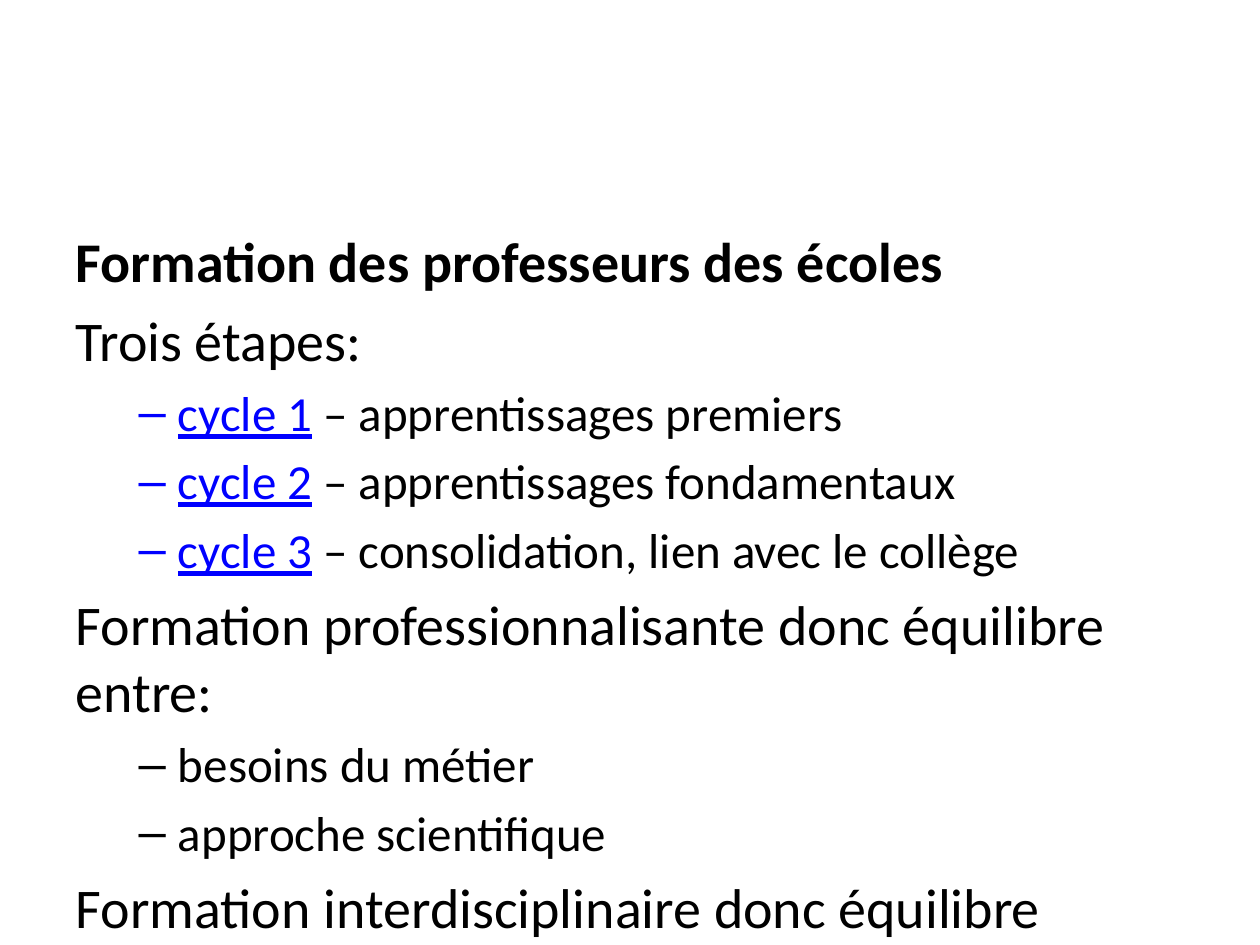
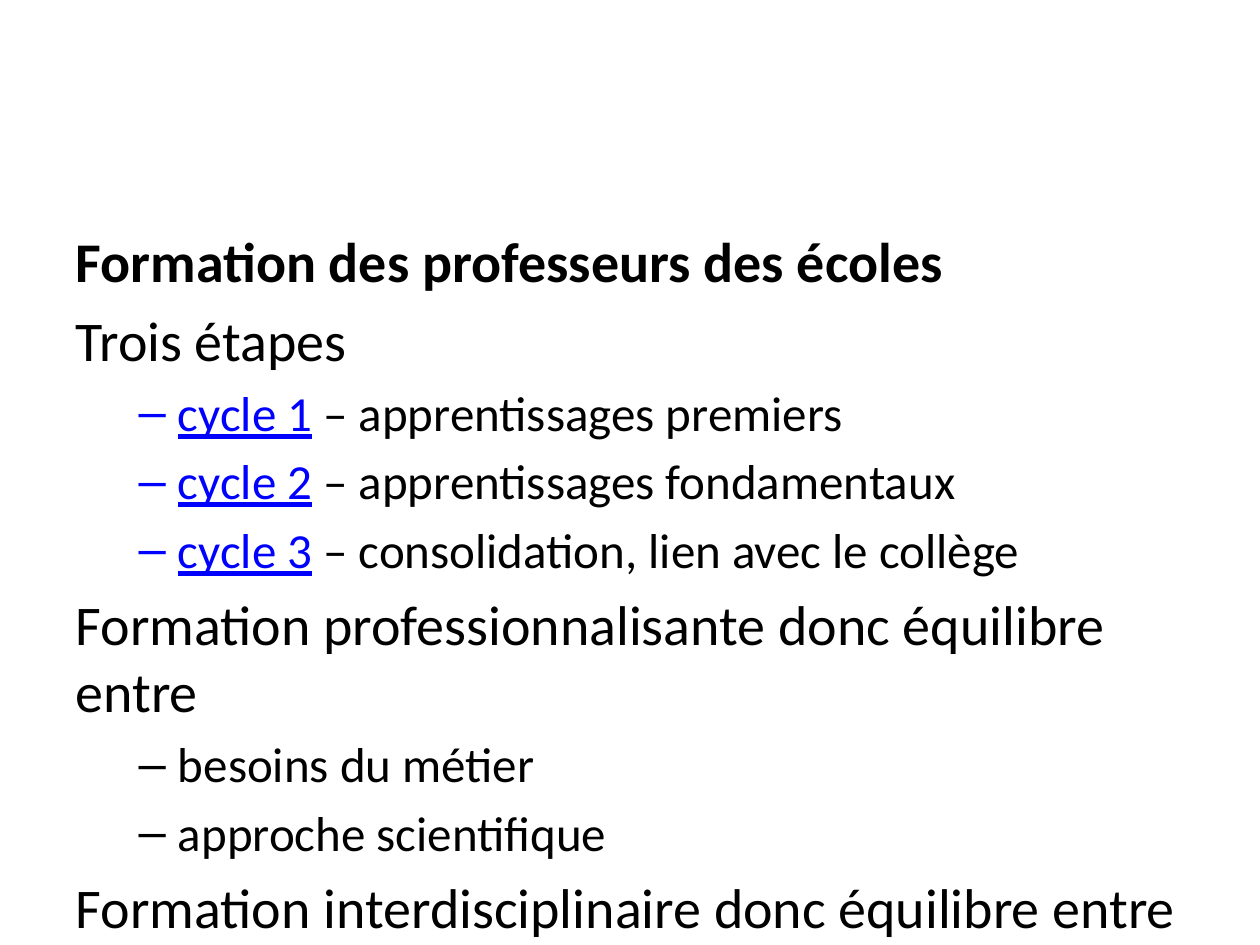
Before and after one commit to albamath/Marseille, a slide deck: slide 12 of 2020-06-01.pptx. Drawn at 1260x945 pixels with LibreOffice and Linux fonts; fonts in the diff are those of the drawing. Boxes give left, top, right and bottom in pixels: in the first picture for what was removed or moved away, otherwise in the second. Text is boxed around its words. In the diff, an @@ line names an element or a change of style, - is before the commit and + after.

```diff
--- a/2020-06-01.pptx
+++ b/2020-06-01.pptx
@@ text at (76,322,347,370): text changed @@
-Trois étapes:
+Trois étapes
@@ text at (76,606,1104,713): text changed @@
-Formation professionnalisante donc équilibre entre:
+Formation professionnalisante donc équilibre entre
@@ text at (76,889,1174,937): text changed @@
-Formation interdisciplinaire donc équilibre entre:
+Formation interdisciplinaire donc équilibre entre
```
Also in this commit, not shown: 13 other slides changed, 5 other files.
